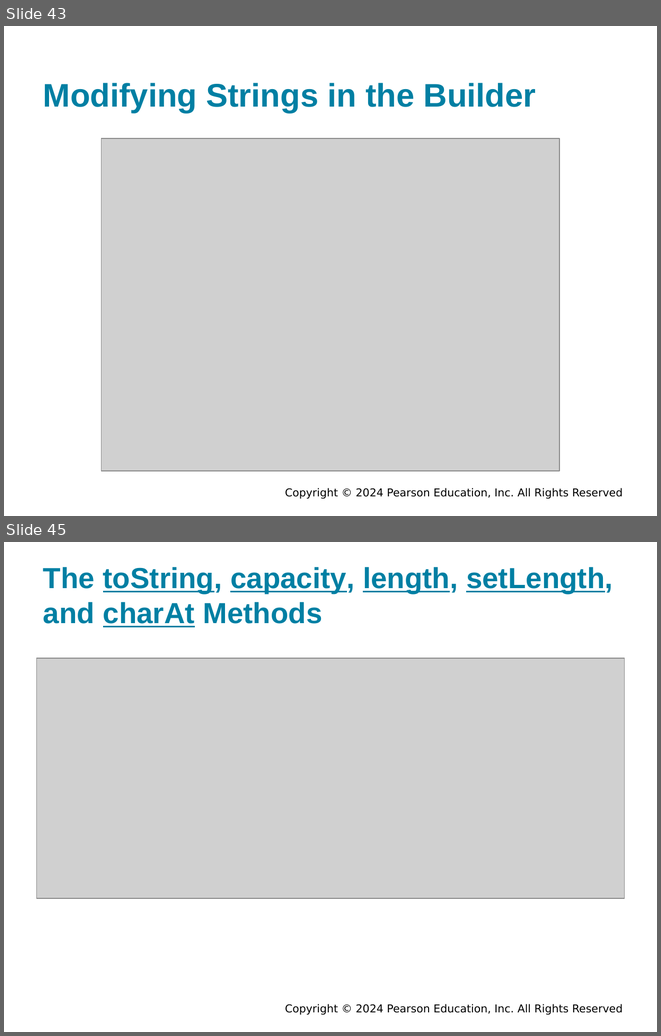
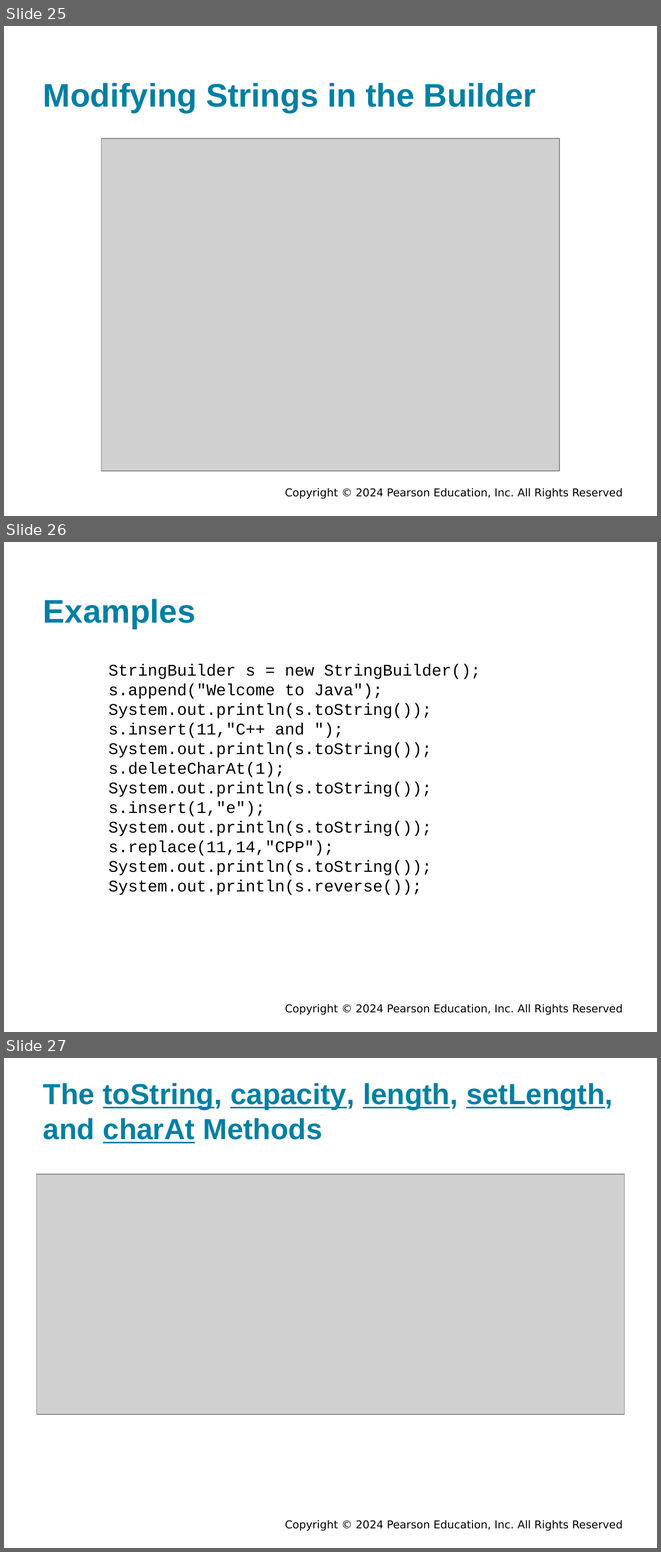
Before and after one commit to bzartoshty/bzartoshty.github.io, a slide deck: COMP110/Lectures/Chapter10/Chapter10.pptx. Shown one above the other, each under a label of ours: slides 43 and 45 before the commit, slides 25, 26 and 27 after it; the slides between them are not shown. The pictures are 661x1036 and 661x1552 pixels, drawn with LibreOffice and Linux fonts; fonts in the diff are those of the drawing; grey boxes stand for pictures; background and template pictures are left out. Boxes give left, top, right and bottom in pixels: in the first picture for what was removed or moved away, otherwise in the second. Text is boxed around its words. In the diff, an @@ line names an element or a change of style, - is before the commit and + after.

```diff
--- a/COMP110/Lectures/Chapter10/Chapter10.pptx
+++ b/COMP110/Lectures/Chapter10/Chapter10.pptx
@@ slide 26 added at (4,542,657,1032), background #FFFFFF; not listed: 1 template element that a slide beside it also shows @@
@@ title added at (43,599,195,628), 36 pt, text #007FA3, bold @@
+Examples
@@ text added at (108,664,481,895), 18 pt, text #000000 @@
+StringBuilder s = new StringBuilder();
+s.append("Welcome to Java");
+System.out.println(s.toString());
+s.insert(11,"C++ and ");
+System.out.println(s.toString());
+s.deleteCharAt(1);
+System.out.println(s.toString());
+s.insert(1,"e");
+System.out.println(s.toString());
+s.replace(11,14,"CPP");
+System.out.println(s.toString());
+System.out.println(s.reverse());
@@ what was slide 43 is now slide 25 @@
@@ what was slide 45 is now slide 27 @@
```
Also in this commit, not shown: 3 slides changed, 2 other slides added, 21 slides removed, 1 other file.
